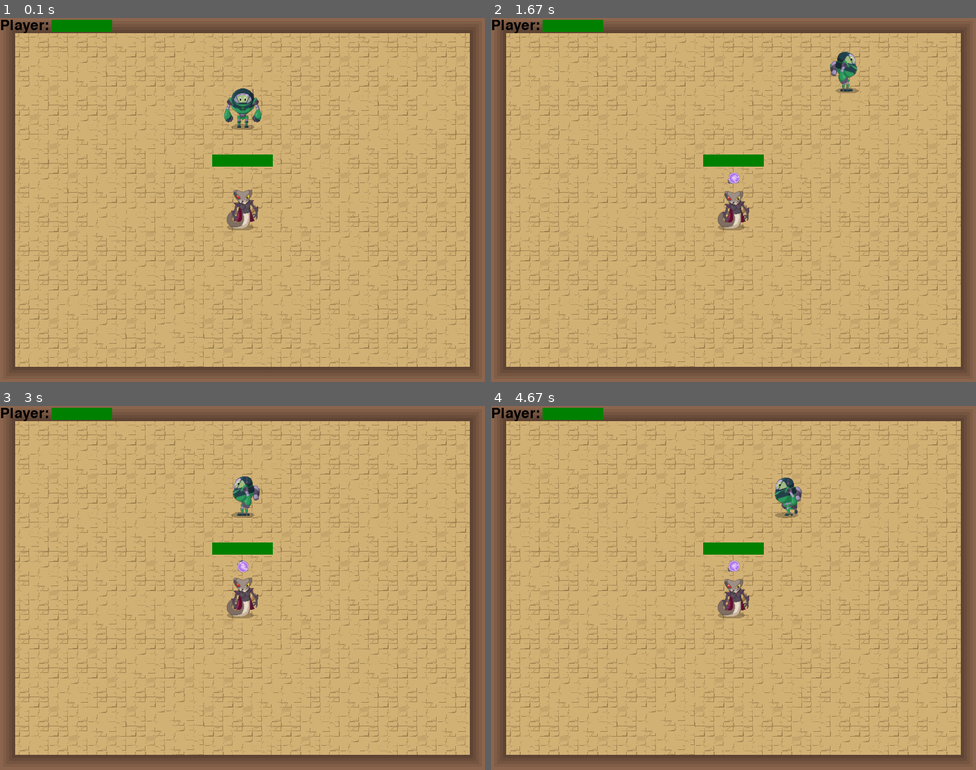
Above: before the commit, frames 1-4 (two rows, left to right).
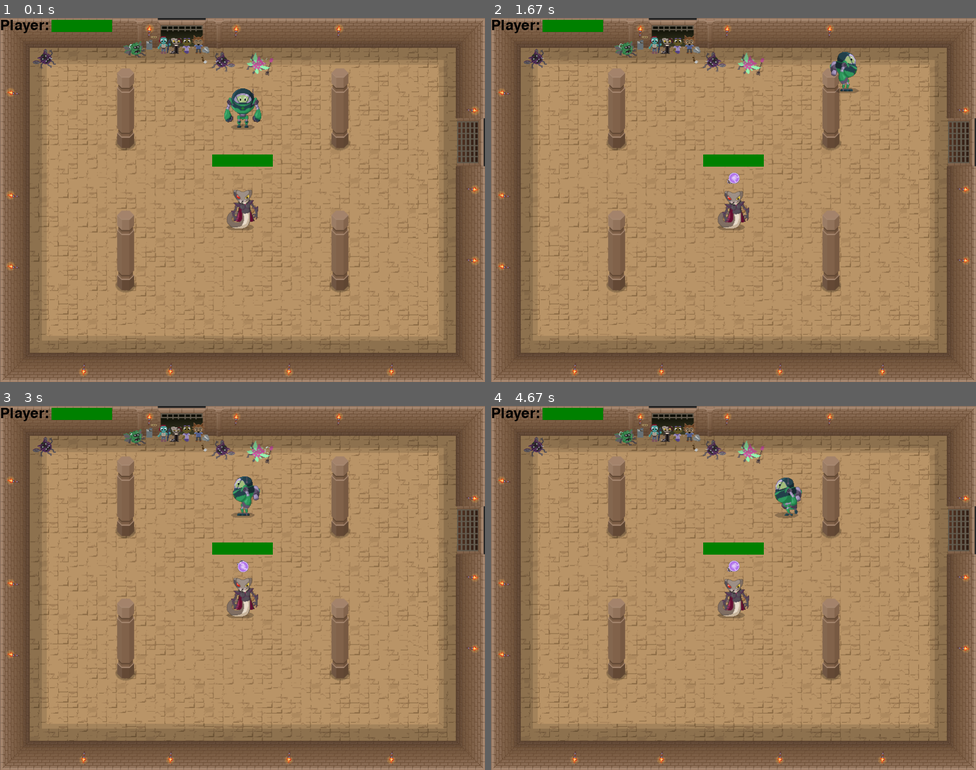
Above: after the commit, the same moments.

Repository: CodaKids/coda-kids
Game: pygame game, started from project-solutions/level-6/BossBattle.py
The game is run twice, just before and just after one commit, with the same random seed, the same clock (stepped at 60 frames per second) and the same inputs.
Inputs:
- Up to frame 1 (0.1 s): no input
- Up to frame 2 (1.67 s): hold Right 0.33-0.8 s; hold Up 0.83-1.13 s; hold Right 1.17-1.63 s
- Up to frame 3 (3 s): hold Left 1.67-2.2 s; hold Down 2.23-2.53 s; hold Left 2.57-2.97 s
- Up to frame 4 (4.67 s): hold Up 3-3.37 s; hold Right 3.4-4.03 s; hold Down 4.07-4.43 s; hold Left from 4.47 s (still down)

The runs differ from the first frame. In frame 1, 83% of the frame differs, in the area x 0-100%, y 0-100%; in frame 2, 83%; in frame 3, 83%; in frame 4, 83%.

Commit message:
fixed background animation and other edits

Diff:
--- a/project-solutions/level-6/BossBattle.py
+++ b/project-solutions/level-6/BossBattle.py
@@ -35,9 +35,7 @@
         MY.boss_health -= 1
         MY.player_hitbox.active = False
 
-    update_player(delta_time)
-
-    update_boss(delta_time)
+    update_assets(delta_time)
 
     check_win()
 
--- a/project-solutions/level-6/init.py
+++ b/project-solutions/level-6/init.py
@@ -173,7 +173,6 @@
             self.update(delta_time)
             self.states[self.current]['update'](delta_time)
             screen.fill(fill_color)
-            screen.blit(BACKGROUND_IMAGE.data, (0, 0))
             self.states[self.current]['draw'](screen)
             pygame.display.flip()
 
@@ -230,7 +229,7 @@
 
 class Animator:
     """Animator class for animation functions"""
-    def __init__(self, sheet, duration_seconds):
+    def __init__(self, sheet, duration_seconds, looping = True):
         self.sheet = sheet
         self.frame_num = 0
 
@@ -238,7 +237,7 @@
 
         self.playing = True
         self.playspeed = 1.0
-        self.looping = True
+        self.looping = looping
 
         self.reset()
         self.set_duration(duration_seconds)
@@ -548,9 +547,6 @@
 #load sprites constants
 PROJECTILE_IMAGE = Image("assets/Projectile.png")
 HITBOX_IMAGE = Image("assets/Hitbox.png")
-BACKGROUND_IMAGE = Image("assets/Background.png")
-IMAGE_GAMEOVER = Image("assets/Background.png")
-IMAGE_BUTTON = Image("assets/Background.png")
 
 #constants
 PLAYER = 0
@@ -562,6 +558,9 @@
     """
     Data loads the changeable data for gameplay
     """
+    background_sheet = SpriteSheet("assets/Background.png", (800, 600))
+    background_anim = Animator(background_sheet, 0.75)
+    background = Object(background_sheet.image_at(0))
     #player data
     player_idle_forward_sheet = SpriteSheet("assets/paul/PaulIdleFront.png", (64, 68))
     player_idle_backward_sheet = SpriteSheet("assets/paul/PaulIdleBack.png", (64, 68))
@@ -625,9 +624,9 @@
     last_state = 2
     index = 0
     game_over_sheet = SpriteSheet("assets/GameOverOverlay.png", (800, 600))
-    game_over = Animator(game_over_sheet, 0.5)
+    game_over = Animator(game_over_sheet, 10, False)
     you_win_sheet = SpriteSheet("assets/YouWinOverlay.png", (800, 600))
-    you_win = Animator(you_win_sheet, 0.25)
+    you_win = Animator(you_win_sheet, 10, False)
     ending_overlay = Object(game_over_sheet.image_at(0))
     #ending_overlay_event = pygame.USEREVENT
     restart_button = Object(Image("assets/Projectile.png"))
@@ -636,6 +635,7 @@
 
 def initialize(window):
     """Initializes the game play class."""
+    MY.background.location = window / 2
     MY.player.location = (window.x / 2, window.y / 4)
     MY.boss.location = window / 2
     pygame.time.set_timer(MY.boss_attack_event, 1000)
@@ -651,6 +651,7 @@
 
 def draw(screen):
     """Draws the state to the given screen for BossBattle."""
+    MY.background.draw(screen)
     MY.player.draw(screen)
     if MY.player_hitbox.active:
         MY.player_hitbox.draw(screen)
@@ -741,12 +742,6 @@
         MY.player_dir = RIGHT
         MY.player.sprite = MY.walk_right
 
-def update_player(delta_time):
-    """Updates the position of the players in the game window."""
-    player_move_update(delta_time)
-    player_attack_update()
-    MY.player.update(delta_time)
-
 def fire_projectile():
     """Updates animations for player while attacking"""
     count = -1
@@ -755,6 +750,7 @@
         if projectile.active:
             if MY.projectile_owner[count] == BOSS and projectile.collides_with(MY.player):
                 MY.player_health -= 0.1
+                player_pain_anim()
                 projectile.active = False
                 continue
 
@@ -774,8 +770,17 @@
         boss_rotation_update(delta_time)"""
     boss_explosion_update()
 
-def update_boss(delta_time):
-    """updates animations and actions for boss"""
+def update_assets(delta_time):
+    # background
+    MY.background.sprite = MY.background_anim
+    MY.background.update(delta_time)
+
+    #player
+    player_move_update(delta_time)
+    player_attack_update()
+    MY.player.update(delta_time)
+
+    #boss
     if MY.player_hitbox.active and MY.boss.collides_with(MY.player_hitbox):
         MY.boss.sprite = MY.boss_pain
     elif MY.is_boss_attacking:
@@ -833,6 +838,3 @@
 
 def game_over_anim():
     MY.ending_overlay.sprite = MY.game_over
-    for _ in range(1000):
-        MY.ending_overlay.sprite.update(30)
-    MY.ending_overlay.sprite.pause()
Binary file changed: project-solutions/level-6/assets/Background.png
Binary file added: project-solutions/level-6/assets/PlayAgain.png
